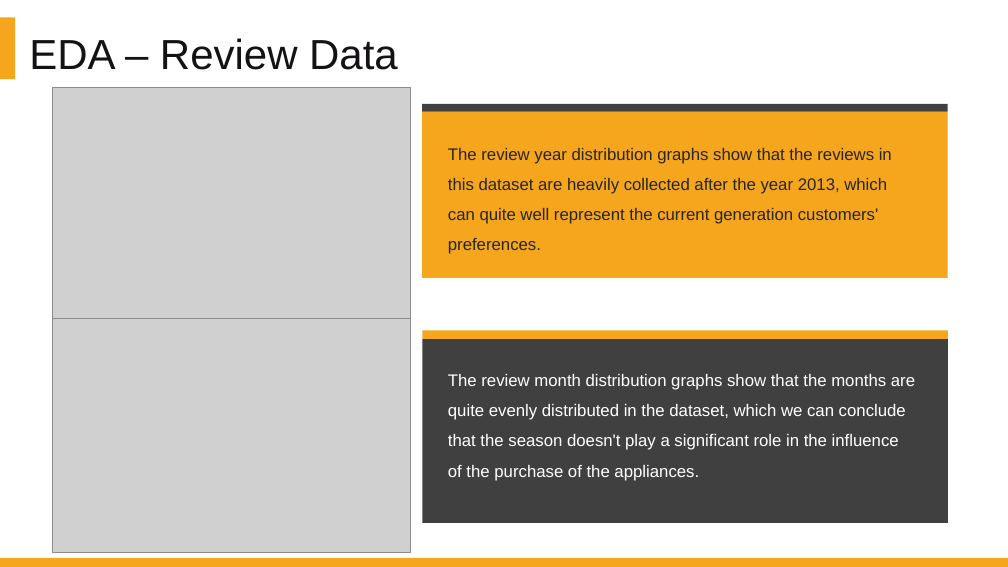
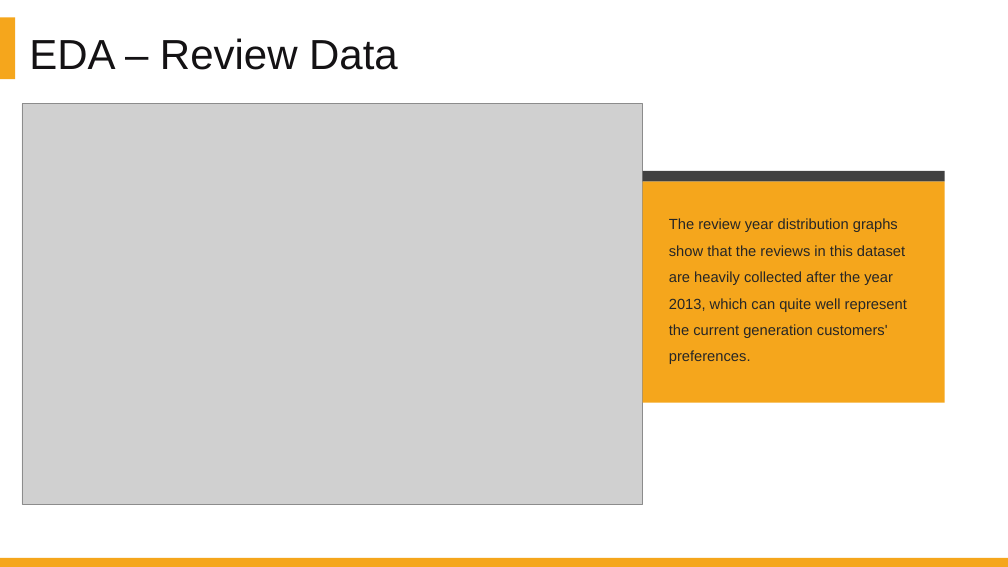
Before and after one commit to DATA-606-SPRING-2022/Jin_DATA606, a slide deck: slide 17 of presentation/Project_Presentation_EDA_v1.1.pptx. Drawn at 1008x567 pixels with LibreOffice and Linux fonts; fonts in the diff are those of the drawing; grey boxes stand for pictures. Boxes give left, top, right and bottom in pixels: in the first picture for what was removed or moved away, otherwise in the second. Text is boxed around its words. In the diff, an @@ line names an element or a change of style, - is before the commit and + after.

```diff
--- a/presentation/Project_Presentation_EDA_v1.1.pptx
+++ b/presentation/Project_Presentation_EDA_v1.1.pptx
@@ picture: place and size @@
-picture at (52, 87, 411, 318)
+picture at (22, 104, 643, 504)
@@ rectangle: place and size @@
-rectangle at (423, 104, 948, 111)
+rectangle at (643, 171, 945, 181)
@@ rectangle: place and size @@
-rectangle at (423, 112, 948, 278)
+rectangle at (643, 181, 945, 403)
@@ text "The review year distribution graphs ...": place and size @@
-text "The review year distribution graphs ..." at (448, 148, 892, 254)
+text "The review year distribution graphs ..." at (669, 218, 907, 364)
@@ text "The review year distribution graphs ..." at (669, 218, 907, 364): size 16 to 14 pt @@
@@ picture removed at (52, 318, 411, 552) @@
@@ rectangle removed at (423, 339, 948, 523) @@
@@ rectangle removed at (423, 330, 948, 340) @@
@@ text removed at (448, 374, 915, 481) @@
-The review month distribution graphs show that the months are quite evenly distributed in the dataset, which we can conclude that the season doesn't play a significant role in the influence of the purchase of the appliances.
```
Also in this commit, not shown: 9 other slides changed, 1 slide added.
